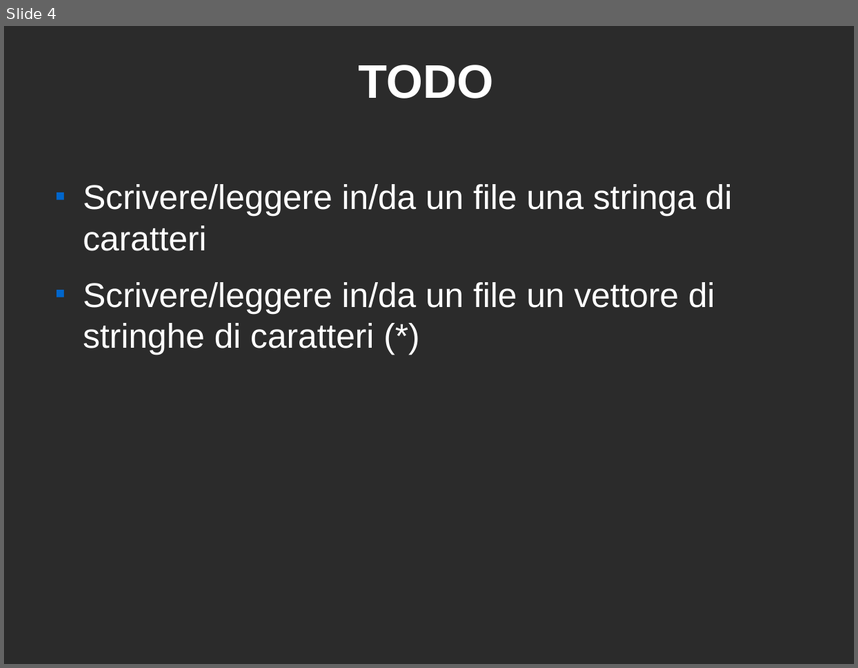
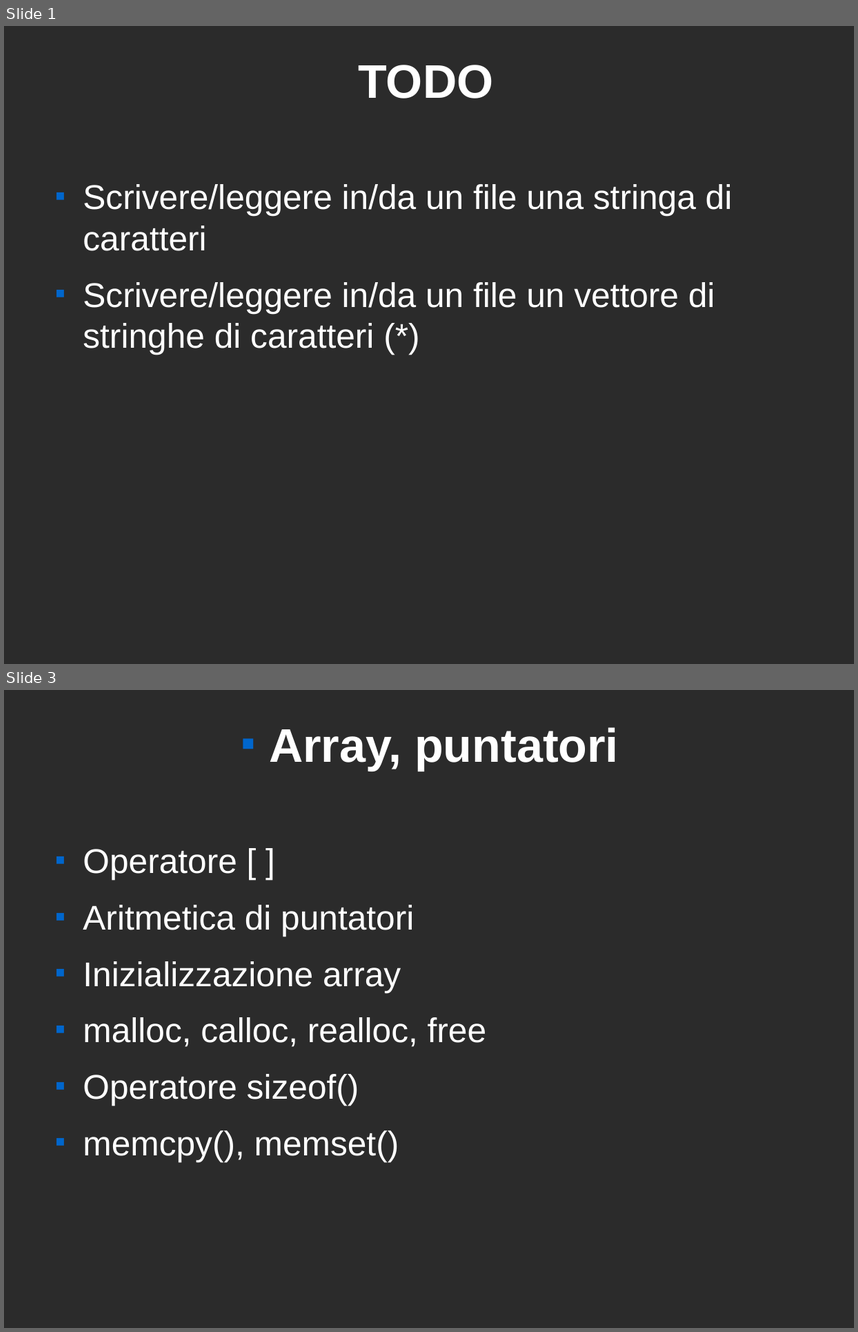
Before and after one commit to marcotessarotto/exOpSys, a slide deck: docs/argomenti.odp. Shown one above the other, each under a label of ours: slide 4 before the commit, slides 1 and 3 after it; the slides between them are not shown. The pictures are 858x668 and 858x1332 pixels, drawn with LibreOffice and Linux fonts; fonts in the diff are those of the drawing; background and template pictures are left out; a plain dark background stands for a picture behind light text. Boxes give left, top, right and bottom in pixels: in the first picture for what was removed or moved away, otherwise in the second. Text is boxed around its words. In the diff, an @@ line names an element or a change of style, - is before the commit and + after.

```diff
--- a/docs/argomenti.odp
+++ b/docs/argomenti.odp
@@ slide 3 added at (4,690,854,1328), background picture (left out) @@
@@ title added at (269,727,619,771), 44 pt, text #FFFFFF, bold @@
+■ Array, puntatori
@@ text added at (83,849,487,1161), 32 pt, text #FFFFFF @@
+■ Operatore [ ]
+■ Aritmetica di puntatori
+■ Inizializzazione array
+■ malloc, calloc, realloc, free
+■ Operatore sizeof()
+■ memcpy(), memset()
@@ what was slide 4 is now slide 1 @@
```
Also in this commit, not shown: 1 slide changed, 6 other slides added, 2 slides removed.
